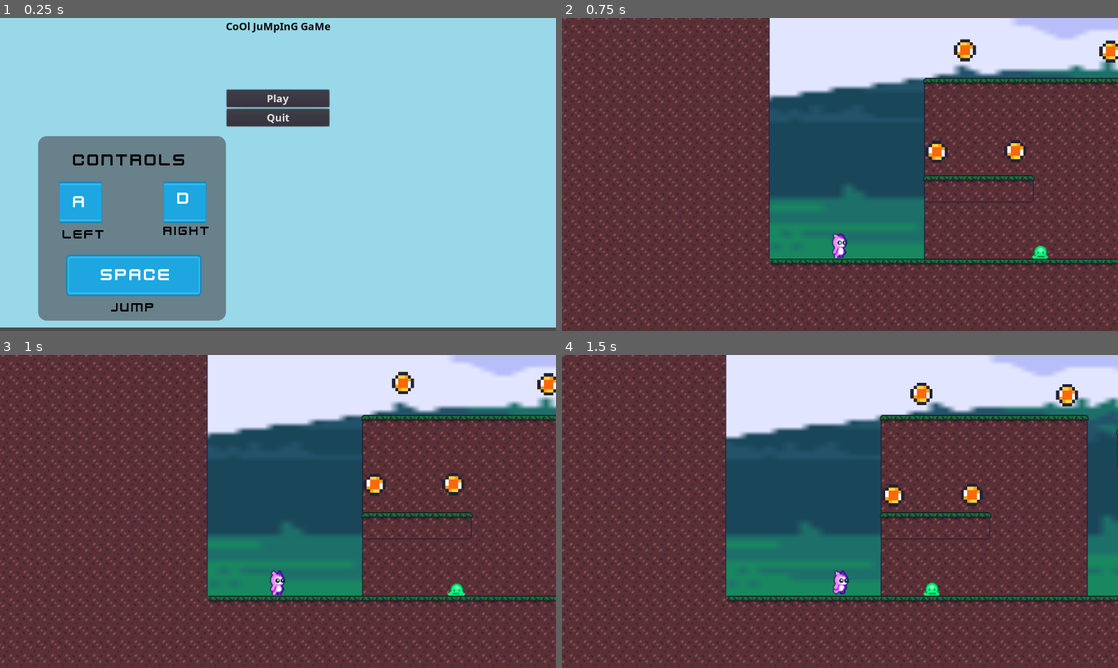
Above: before the commit, frames 1-4 (two rows, left to right).
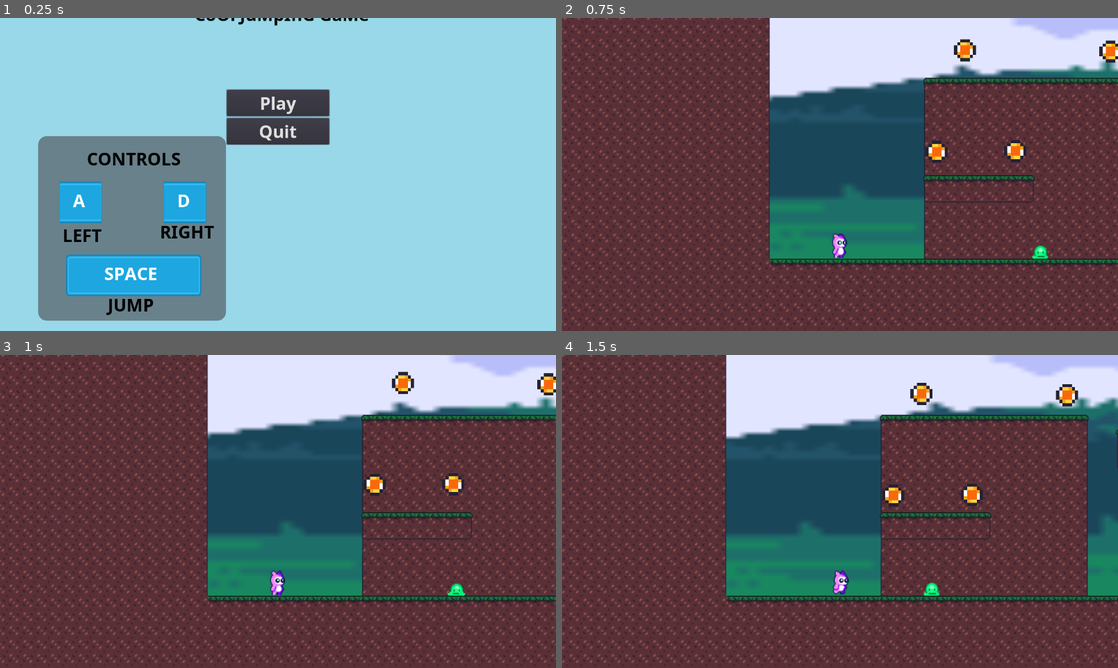
Above: after the commit, the same moments.

Repository: Mertric/2D-Video-game
Game: Godot game, scene res://Screen/MainScreen.tscn
Two runs of this game, one before a commit and one after it. Both use one fixed random seed, a clock stepped at 60 frames per second and the inputs below.
Inputs:
- Up to frame 1 (0.25 s): no input
- Up to frame 2 (0.75 s): click "Play" at 0.5 s
- Up to frame 3 (1 s): no input
- Up to frame 4 (1.5 s): hold D (right) from 1.28 s (still down)

The runs differ from the first frame. In frame 1, 4.6% of the frame differs, in the area x 0-100%, y 0-100%; in frame 2, nothing differs; in frame 3, nothing differs; in frame 4, nothing differs.

Commit message:
Changed the menu screen font

Diff:
--- a/2D Platformer/Screen/MainScreen.tscn
+++ b/2D Platformer/Screen/MainScreen.tscn
@@ -6,7 +6,7 @@
 [ext_resource path="res://UI_Stuff/UI_Theme.tres" type="Theme" id=4]
 [ext_resource path="res://UI_Stuff/MainScreenBackgrounds/CoOlBaCkGrOuNd.png" type="Texture" id=5]
 [ext_resource path="res://Assets/Buttons/blue_button03.png" type="Texture" id=6]
-[ext_resource path="res://Assets/Fonts/kenvector_future.ttf" type="DynamicFontData" id=7]
+[ext_resource path="res://Assets/Fonts/NotoSans-Bold.ttf" type="DynamicFontData" id=7]
 
 [sub_resource type="StyleBoxFlat" id=1]
 bg_color = Color( 0.309804, 0.321569, 0.345098, 0.647059 )
@@ -24,7 +24,7 @@
 font_data = ExtResource( 7 )
 
 [sub_resource type="DynamicFont" id=4]
-size = 30
+size = 40
 font_data = ExtResource( 7 )
 
 [sub_resource type="DynamicFont" id=5]
@@ -42,8 +42,6 @@
 [node name="CoOlBaCkGrOuNd" type="TextureRect" parent="."]
 anchor_right = 1.0
 anchor_bottom = 1.0
-margin_top = -8.0
-margin_bottom = -8.0
 texture = ExtResource( 5 )
 expand = true
 stretch_mode = 2
@@ -54,10 +52,10 @@
 [node name="Title" parent="." instance=ExtResource( 2 )]
 anchor_top = 0.5
 anchor_bottom = 0.5
-margin_left = -120.5
-margin_top = -358.078
-margin_right = 120.5
-margin_bottom = -324.078
+margin_left = -192.0
+margin_top = -396.0
+margin_right = 210.0
+margin_bottom = -341.0
 text = "CoOl JuMpInG GaMe"
 
 [node name="Menu" type="VBoxContainer" parent="."]
@@ -74,12 +72,12 @@
 }
 
 [node name="Play" parent="Menu" instance=ExtResource( 3 )]
-margin_bottom = 40.0
+margin_bottom = 61.0
 nextScenePath = "res://src/Levels/Level.tscn"
 
 [node name="Quit" parent="Menu" instance=ExtResource( 1 )]
-margin_top = 44.0
-margin_bottom = 84.0
+margin_top = 65.0
+margin_bottom = 126.0
 
 [node name="Panel" type="Panel" parent="."]
 margin_left = 88.0
@@ -120,19 +118,19 @@
 anchor_top = 0.061
 anchor_right = 0.298
 anchor_bottom = 0.061
-margin_left = -48.736
-margin_top = 6.136
-margin_right = 286.264
-margin_bottom = 63.136
+margin_left = -16.736
+margin_top = -1.864
+margin_right = 318.264
+margin_bottom = 55.136
 custom_fonts/font = SubResource( 2 )
 custom_colors/font_color = Color( 0, 0, 0, 1 )
 text = "CONTROLS"
 
 [node name="A Label" type="Label" parent="Panel"]
 margin_left = 80.0
-margin_top = 128.0
+margin_top = 120.0
 margin_right = 130.0
-margin_bottom = 196.0
+margin_bottom = 188.0
 custom_fonts/font = SubResource( 3 )
 text = "A"
 __meta__ = {
@@ -140,10 +138,10 @@
 }
 
 [node name="Space Label" type="Label" parent="Panel"]
-margin_left = 144.0
-margin_top = 296.0
-margin_right = 394.0
-margin_bottom = 364.0
+margin_left = 152.0
+margin_top = 288.0
+margin_right = 288.0
+margin_bottom = 356.0
 custom_fonts/font = SubResource( 3 )
 text = "SPACE"
 __meta__ = {
@@ -160,9 +158,9 @@
 
 [node name="Left Label" type="Label" parent="Panel"]
 margin_left = 56.0
-margin_top = 208.0
+margin_top = 200.0
 margin_right = 223.0
-margin_bottom = 265.0
+margin_bottom = 257.0
 custom_fonts/font = SubResource( 4 )
 custom_colors/font_color = Color( 0, 0, 0, 1 )
 text = "LEFT"
@@ -171,10 +169,10 @@
 }
 
 [node name="Right Label" type="Label" parent="Panel"]
-margin_left = 288.0
-margin_top = 200.0
-margin_right = 472.0
-margin_bottom = 257.0
+margin_left = 280.0
+margin_top = 192.0
+margin_right = 464.0
+margin_bottom = 249.0
 custom_fonts/font = SubResource( 4 )
 custom_colors/font_color = Color( 0, 0, 0, 1 )
 text = "RIGHT"
@@ -183,10 +181,10 @@
 }
 
 [node name="Jump Label" type="Label" parent="Panel"]
-margin_left = 168.0
-margin_top = 376.0
-margin_right = 378.0
-margin_bottom = 433.0
+margin_left = 160.0
+margin_top = 360.0
+margin_right = 370.0
+margin_bottom = 417.0
 custom_fonts/font = SubResource( 4 )
 custom_colors/font_color = Color( 0, 0, 0, 1 )
 text = "JUMP"
@@ -204,11 +202,11 @@
 "_edit_use_anchors_": false
 }
 
-[node name="Left Label" type="Label" parent="Panel2"]
-margin_left = 64.0
-margin_top = 32.0
-margin_right = 274.0
-margin_bottom = 89.0
+[node name="Rules Label" type="Label" parent="Panel2"]
+margin_left = 152.0
+margin_top = 16.0
+margin_right = 296.0
+margin_bottom = 73.0
 custom_fonts/font = SubResource( 4 )
 custom_colors/font_color = Color( 0, 0, 0, 1 )
 text = "RULES:"
@@ -216,16 +214,19 @@
 "_edit_use_anchors_": false
 }
 
-[node name="Label" type="Label" parent="Panel2"]
+[node name="Rules Description" type="Label" parent="Panel2"]
 margin_left = 16.0
-margin_top = 112.0
+margin_top = 88.0
 margin_right = 440.0
-margin_bottom = 489.0
+margin_bottom = 465.0
 custom_fonts/font = SubResource( 5 )
 text = "*Collect all the coins in the level!
 
 *Head to the portal after collecting all the coins!
 
-*defeat or avoid slimes on your way!
+*Defeat or avoid slimes on your way!
 "
 autowrap = true
+__meta__ = {
+"_edit_use_anchors_": false
+}
--- a/2D Platformer/UI_Stuff/new_dynamicfont.tres
+++ b/2D Platformer/UI_Stuff/new_dynamicfont.tres
@@ -3,5 +3,5 @@
 [ext_resource path="res://Assets/Fonts/NotoSans-Bold.ttf" type="DynamicFontData" id=1]
 
 [resource]
-size = 24
+size = 40
 font_data = ExtResource( 1 )
